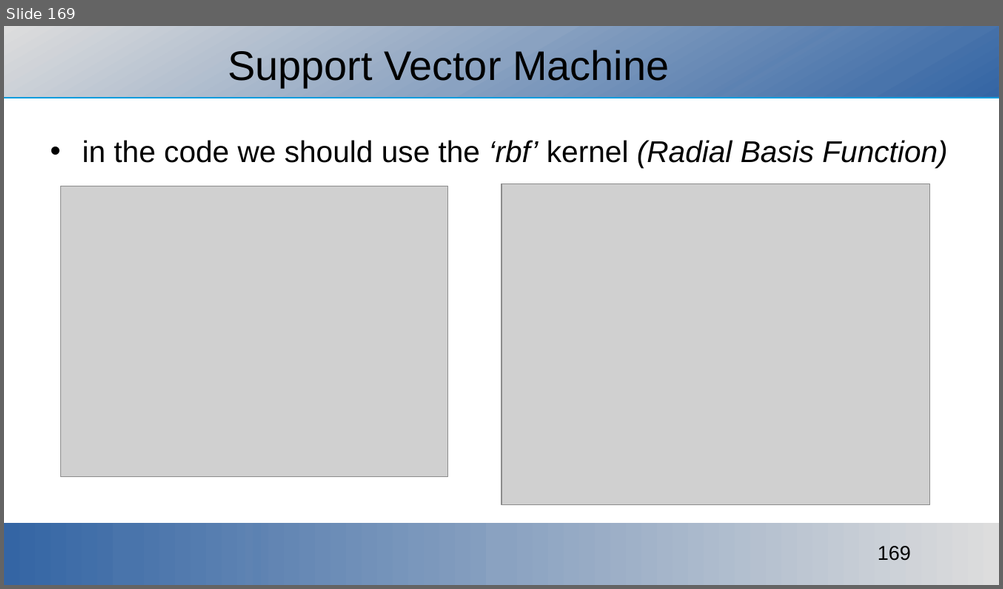
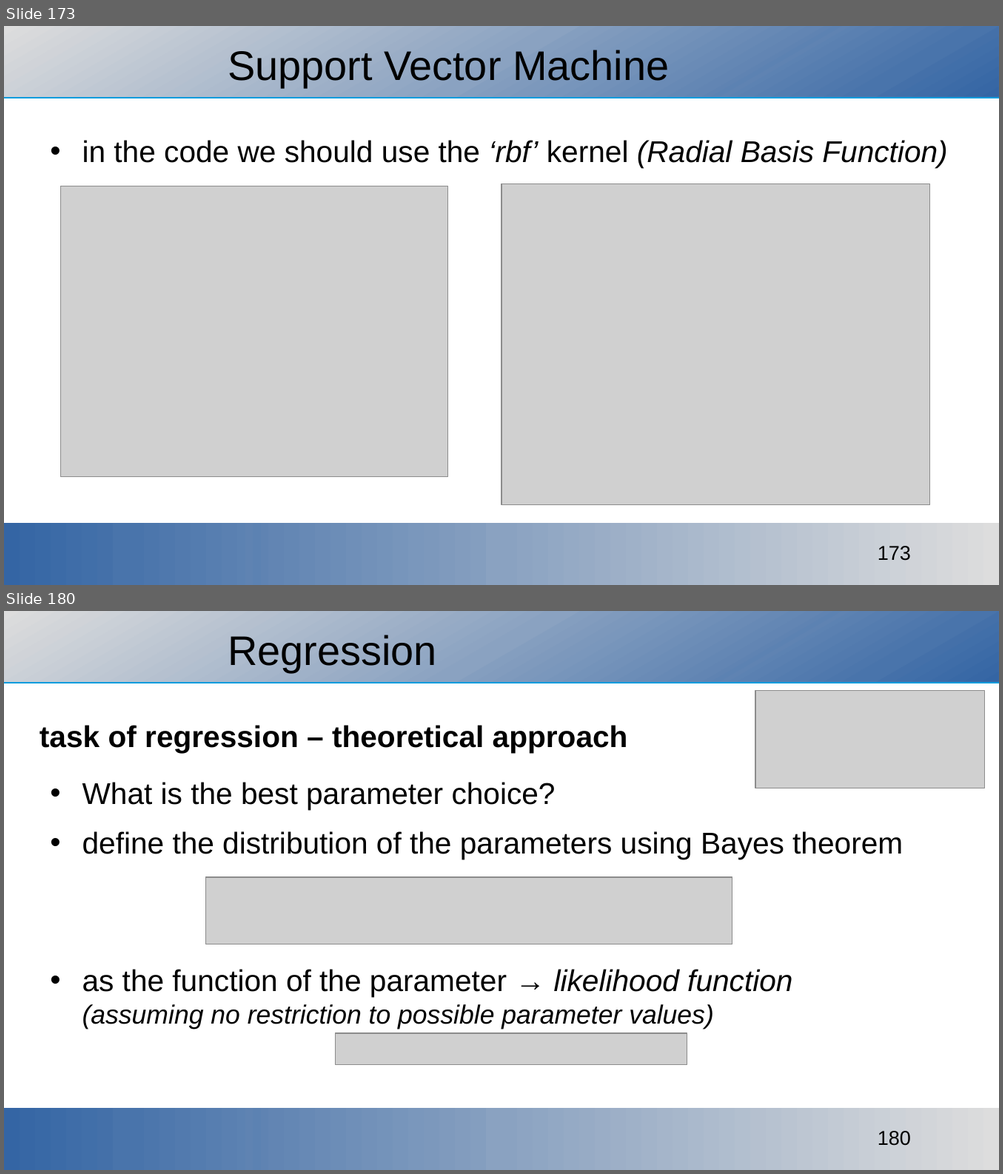
Before and after one commit to ajakovac/ML-in-Practice-I, a slide deck: ML in practice.odp. Shown one above the other, each under a label of ours: slide 169 before the commit, slides 173 and 180 after it; the slides between them are not shown. The pictures are 1003x589 and 1003x1174 pixels, drawn with LibreOffice and Linux fonts; fonts in the diff are those of the drawing; grey boxes stand for pictures; background and template pictures are left out. Boxes give left, top, right and bottom in pixels: in the first picture for what was removed or moved away, otherwise in the second. Text is boxed around its words. In the diff, an @@ line names an element or a change of style, - is before the commit and + after.

Commit message:
regression started

```diff
--- a/ML in practice.odp
+++ b/ML in practice.odp
@@ slide 180 added at (x1=4, y1=611, x2=999, y2=1170), background #FFFFFF; not listed: 3 template elements that a slide beside it also shows @@
@@ title added at (x1=227, y1=635, x2=437, y2=672), 33 pt, text #000000 @@
+Regression
@@ picture added at (x1=756, y1=692, x2=985, y2=789) @@
@@ text added at (x1=40, y1=725, x2=902, y2=1029), 24 pt, text #000000 @@
+task of regression – theoretical approach
+• What is the best parameter choice?
+• define the distribution of the parameters using Bayes theorem
+• as the function of the parameter → likelihood function
+  (assuming no restriction to possible parameter values)
@@ picture added at (x1=206, y1=877, x2=732, y2=945) @@
@@ picture added at (x1=336, y1=1034, x2=687, y2=1066) @@
@@ what was slide 169 is now slide 173 @@
@@ page number at (x1=877, y1=546, x2=910, y2=561): text changed @@
-169
+173
```
Also in this commit, not shown: 2 slides changed, 7 other slides added, 1 other file.
